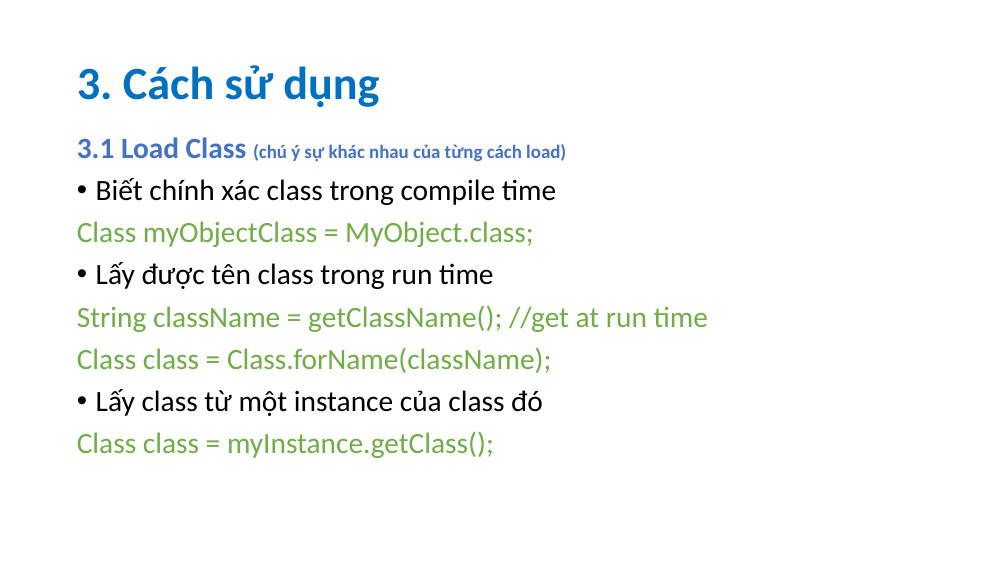
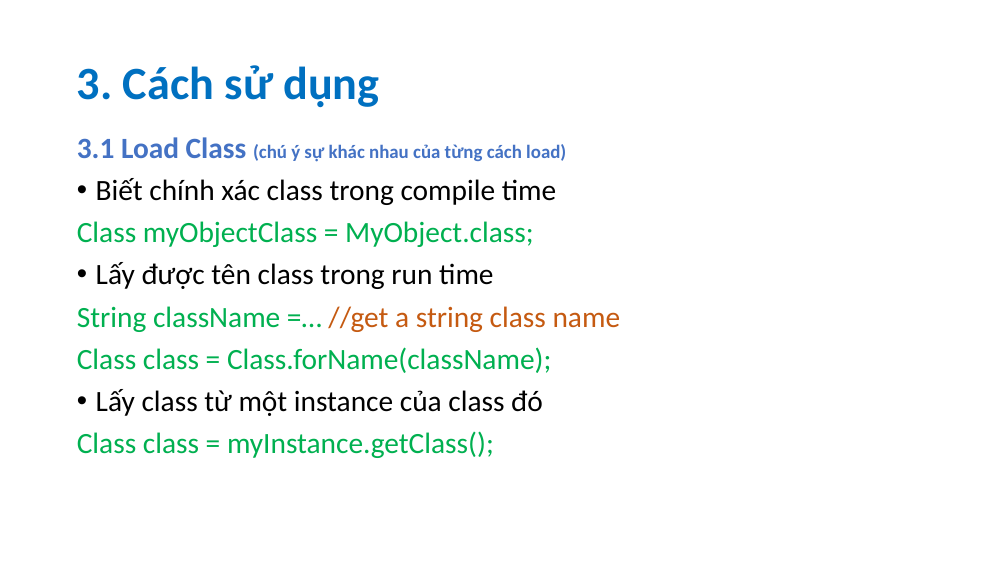
Before and after one commit to quanguefa23/Seminar-Java-Reflection, a slide deck: slide 8 of slide.pptx. Drawn at 1008x567 pixels with LibreOffice and Linux fonts; fonts in the diff are those of the drawing. Boxes give left, top, right and bottom in pixels: in the first picture for what was removed or moved away, otherwise in the second. Text is boxed around its words. In the diff, an @@ line names an element or a change of style, - is before the commit and + after.

```diff
--- a/slide.pptx
+++ b/slide.pptx
@@ text at (77, 221, 551, 458): text colour #70AD47 to #00B050 in "Class myObjectClass = MyObject.class;", "Class class = Class.forName(className);", "Class class = myInstance.getClass();" @@
@@ text at (77, 306, 621, 332): text changed; text colour #70AD47 to #C55A11 @@
-String className = getClassName(); //get at run time
+String className =… //get a string class name
```
Also in this commit, not shown: 10 other slides changed, 3 slides added, 1 other file.
